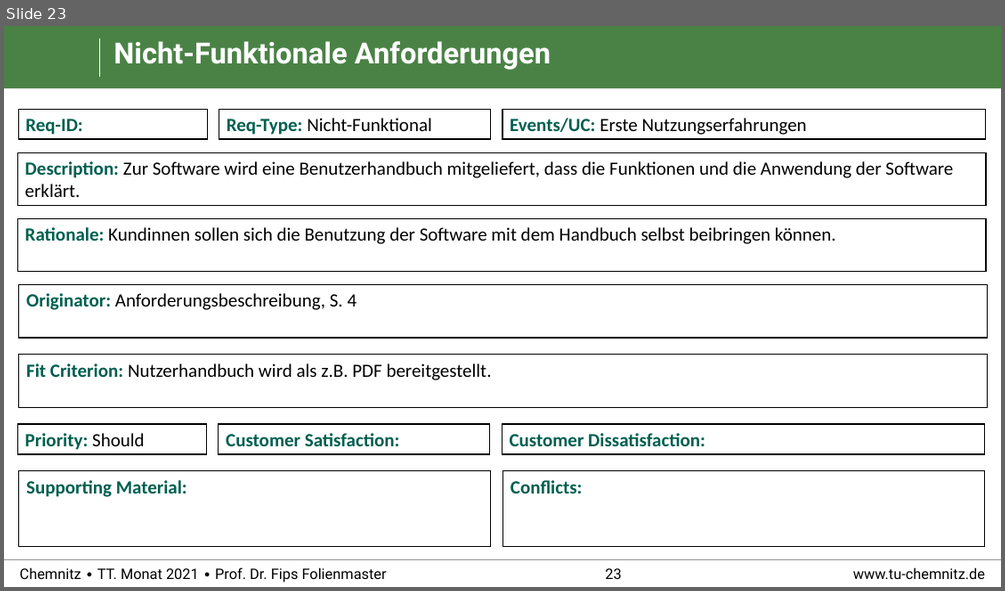
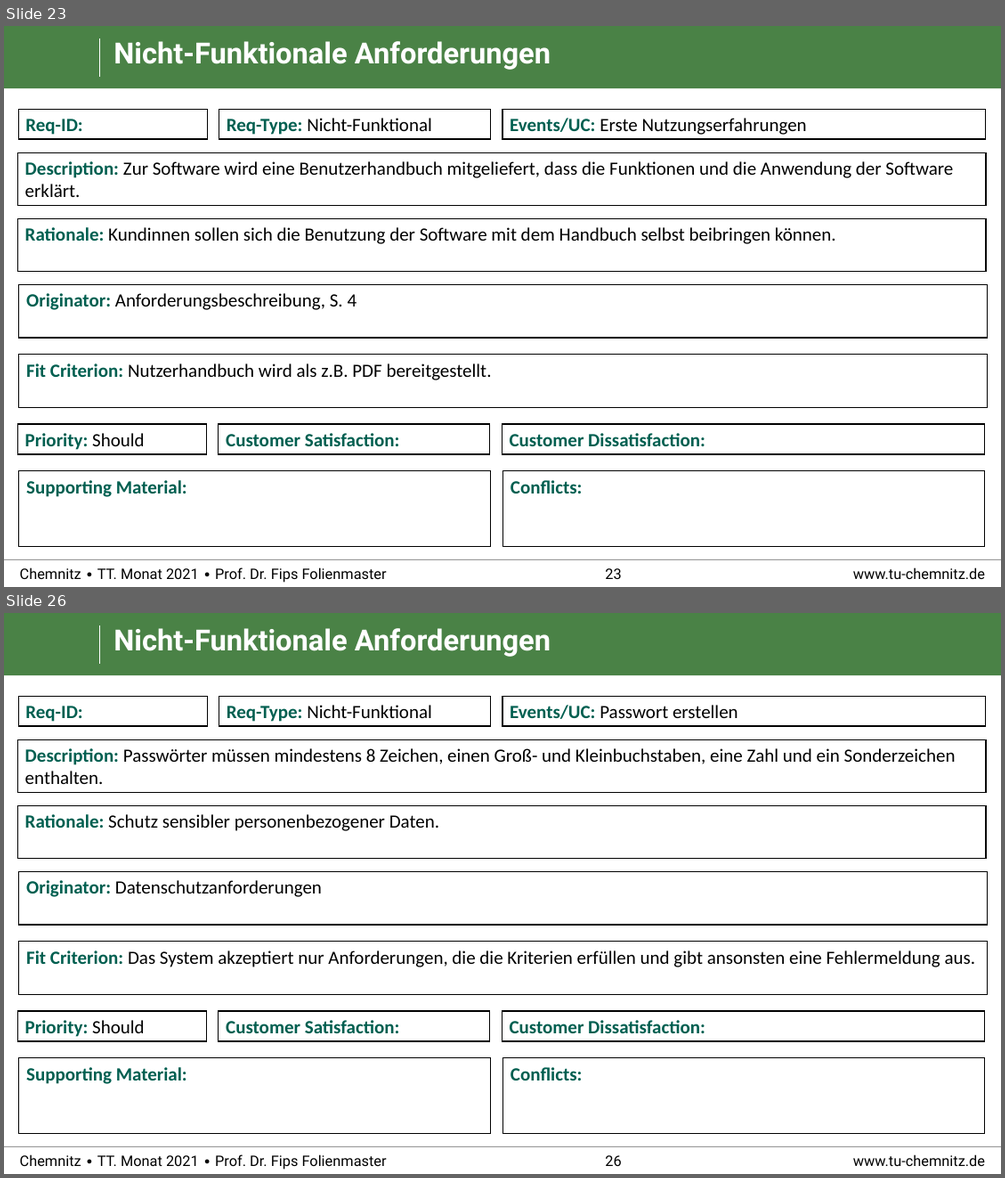
Before and after one commit to RealBiggerBo/Softwaretechnik, a slide deck: SnowCards_Requirements.pptx. Shown one above the other, each under a label of ours: slide 23 before the commit, slides 23 and 26 after it; the slides between them are not shown. The pictures are 1005x591 and 1005x1178 pixels, drawn with LibreOffice and Linux fonts; fonts in the diff are those of the drawing; background and template pictures are left out. Boxes give left, top, right and bottom in pixels: in the first picture for what was removed or moved away, otherwise in the second. Text is boxed around its words. In the diff, an @@ line names an element or a change of style, - is before the commit and + after.

```diff
--- a/SnowCards_Requirements.pptx
+++ b/SnowCards_Requirements.pptx
@@ slide 26 added at (4,613,1001,1174), background #FFFFFF; not listed: 6 template elements that a slide beside it also shows @@
@@ title added at (113,628,550,657), 28 pt, text #FFFFFF, bold @@
+Nicht-Funktionale Anforderungen
@@ rectangle added at (18,696,208,726), fill #FFFFFF, outline #000000 1 pt, 18 pt, text #005F50, bold @@
+Req-ID:
@@ rectangle added at (219,696,491,726), fill #FFFFFF, outline #000000 1 pt, 18 pt, text #000000 @@
+Req-Type: Nicht-Funktional
@@ rectangle added at (502,696,986,726), fill #FFFFFF, outline #000000 1 pt, 18 pt, text #000000 @@
+Events/UC: Passwort erstellen
@@ group added at (17,739,987,995): 4 rectangles @@
+Description: Passwörter müssen mindestens 8 Zeichen, einen Groß- und Kleinbuchstaben, eine Zahl und ein Sonderzeichen enthalten.
+Rationale: Schutz sensibler personenbezogener Daten.
+Originator: Datenschutzanforderungen
+Fit Criterion: Das System akzeptiert nur Anforderungen, die die Kriterien erfüllen und gibt ansonsten eine Fehlermeldung aus.
@@ rectangle added at (17,1011,207,1041), fill #FFFFFF, outline #000000 1 pt, 18 pt, text #005F50, bold @@
+Priority: Should
@@ rectangle added at (218,1011,490,1041), fill #FFFFFF, outline #000000 1 pt, 18 pt, text #005F50, bold @@
+Customer Satisfaction:
@@ rectangle added at (502,1011,985,1041), fill #FFFFFF, outline #000000 1 pt, 18 pt, text #005F50, bold @@
+Customer Dissatisfaction:
@@ rectangle added at (19,1058,491,1134), fill #FFFFFF, outline #000000 1 pt, 18 pt, text #005F50, bold @@
+Supporting Material:
@@ rectangle added at (503,1058,985,1134), fill #FFFFFF, outline #000000 1 pt, 18 pt, text #005F50, bold @@
+Conflicts:
```
Also in this commit, not shown: 1 slide changed, 3 other slides added, 1 slide removed.
